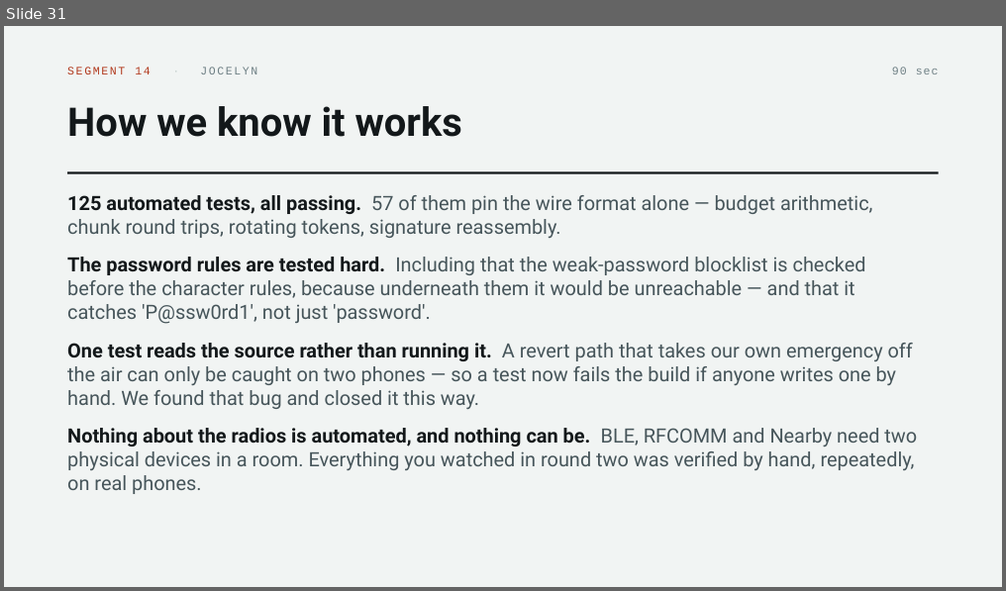
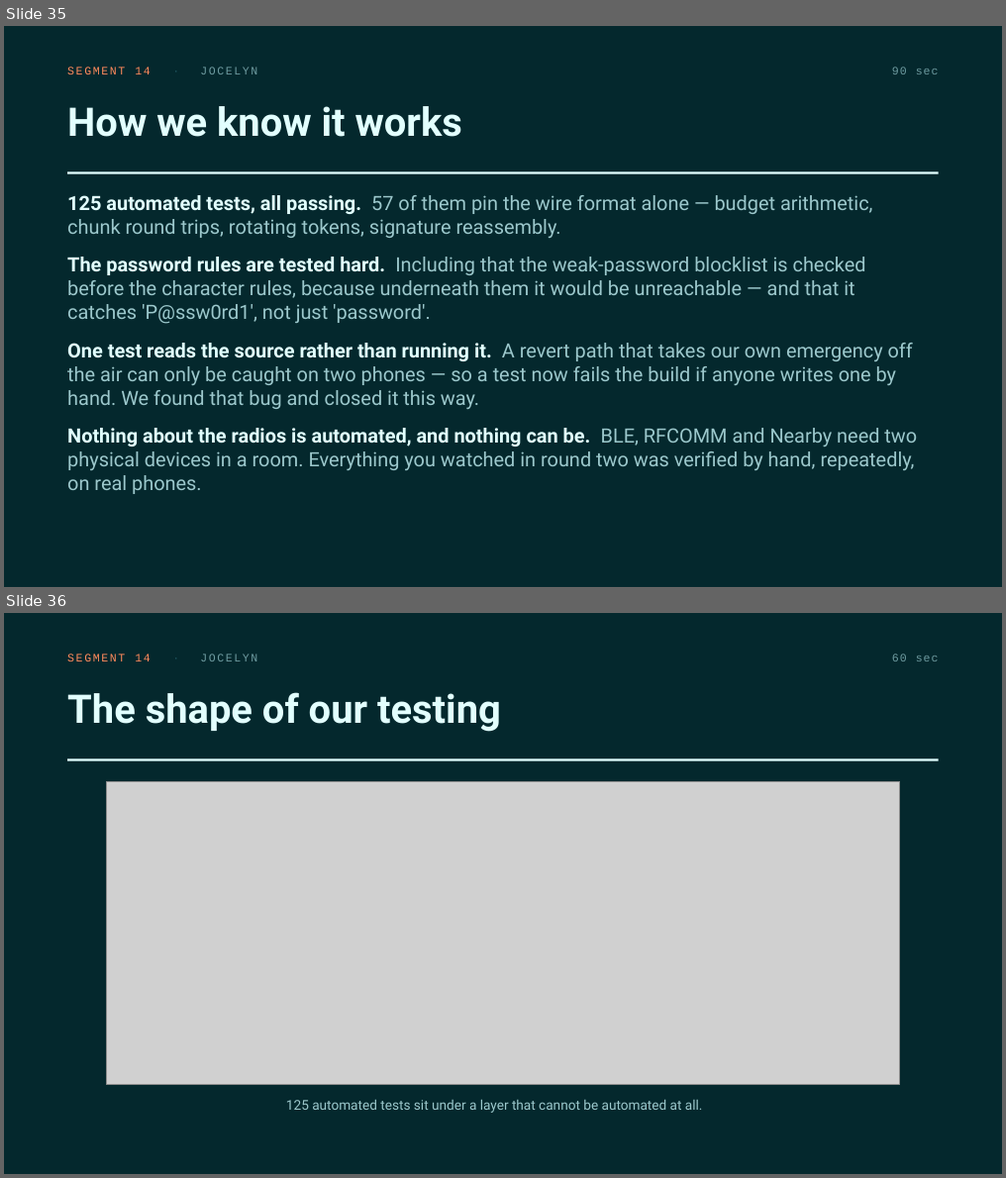
Before and after one commit to victorSam-Ehumadu/Hops_Project, a slide deck: docs/Group 18 Presentation.pptx. Shown one above the other, each under a label of ours: slide 31 before the commit, slides 35 and 36 after it. The pictures are 1006x591 and 1006x1178 pixels, drawn with LibreOffice and Linux fonts; fonts in the diff are those of the drawing; grey boxes stand for pictures. Boxes give left, top, right and bottom in pixels: in the first picture for what was removed or moved away, otherwise in the second. Text is boxed around its words. In the diff, an @@ line names an element or a change of style, - is before the commit and + after.

```diff
--- a/docs/Group 18 Presentation.pptx
+++ b/docs/Group 18 Presentation.pptx
@@ slide 36 added at [4,613,1002,1174], background #04282D @@
@@ text added at [67,654,257,662], 11 pt, text #FF8A5C @@
+SEGMENT 14 · JOCELYN
@@ text added at [892,654,939,662], 11 pt, text #6E9BA0 @@
+60 sec
@@ text added at [67,692,501,732], 38 pt, text #E2FFFE, bold @@
+The shape of our testing
@@ rectangle added at [67,759,939,761], fill #E2FFFE @@
@@ picture added at [107,781,900,1084] @@
@@ text added at [286,1100,703,1113], 13 pt, text #9CC8CC @@
+125 automated tests sit under a layer that cannot be automated at all.
@@ what was slide 31 is now slide 35 @@
@@ slide 35 changed as well @@
@@ background #F1F4F3 to #04282D @@
@@ text "SEGMENT 14 · JOCELYN" at [67,67,257,75]: text colour #B23A1E to #FF8A5C in "SEGMENT 14"; text colour #C9D3D1 to #1C5059 in "·"; text colour #6F8085 to #6E9BA0 in "JOCELYN" @@
@@ text "90 sec" at [892,67,939,75]: text colour #6F8085 to #6E9BA0 @@
@@ text "How we know it works" at [67,106,462,137]: text colour #13181A to #E2FFFE @@
@@ rectangle at [67,172,939,174]: fill #13181A to #E2FFFE @@
@@ text "125 automated tests, all passing. ..." at [67,195,917,494]: text colour #13181A to #E2FFFE in "125 automated tests, all passing.", "The password rules are tested hard.", "One test reads the source rather than ...", "Nothing about the radios is automated, and ..."; text colour #46555A to #9CC8CC in "57 of them pin the wire format ...", "Including that the weak-password blocklist is checked ...", "A revert path that takes our own ...", "BLE, RFCOMM and Nearby need two physical ..." @@
```
Also in this commit, not shown: 31 other slides changed, 5 other slides added, 1 slide removed, 1 other file.
